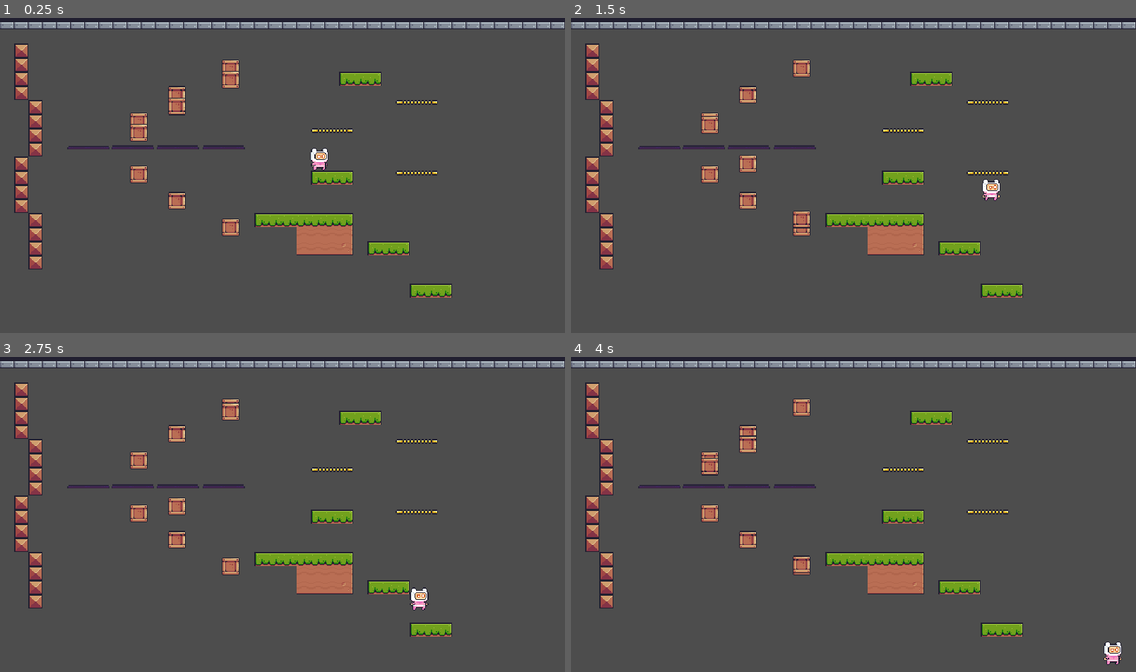
Above: before the commit, frames 1-4 (two rows, left to right).
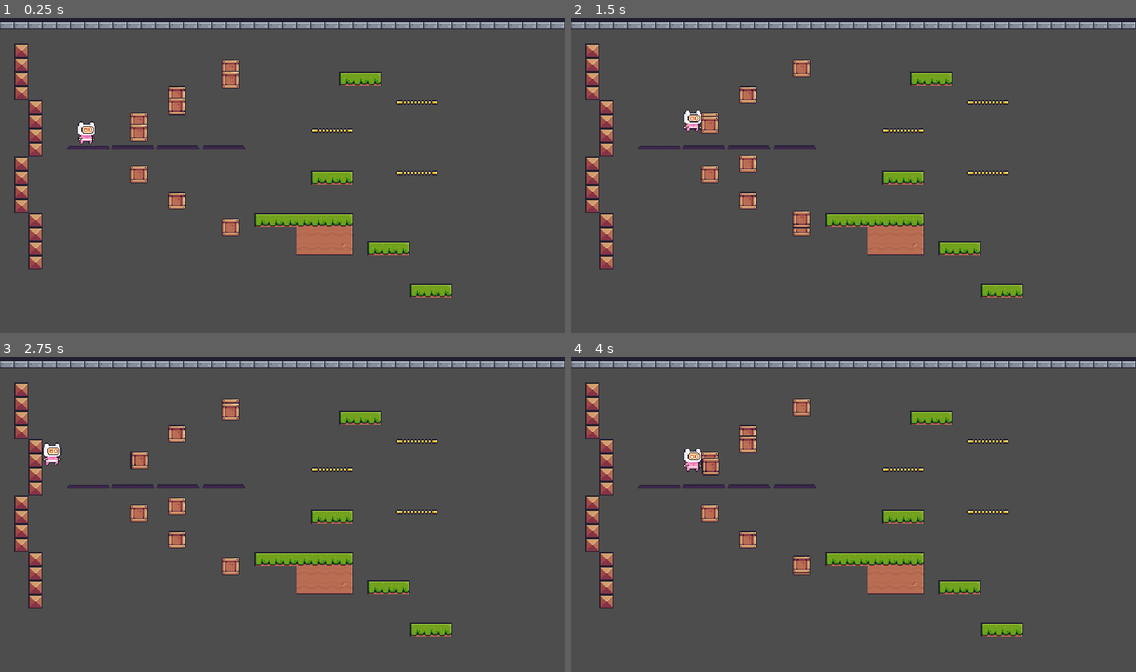
Above: after the commit, the same moments.

Repository: Kyando/upsider
Game: Godot game, scene res://scenes/game.tscn
Two runs of this game, one before a commit and one after it. Both use one fixed random seed, a clock stepped at 60 frames per second and the inputs below.
Inputs:
- Up to frame 1 (0.25 s): no input
- Up to frame 2 (1.5 s): tap Enter (ui_accept) at 0.5, 0.6, 0.77, 1.07, 1.35 s; hold Right (ui_right) from 0.53 s (still down)
- Up to frame 3 (2.75 s): tap Enter (ui_accept) at 1.52, 1.82, 2.1 s; release Right (ui_right) at 2.03 s; hold Left (ui_left) from 2.03 s (still down)
- Up to frame 4 (4 s): release Left (ui_left) at 2.78 s; hold Right (ui_right) from 2.78 s (still down); tap Enter (ui_accept) at 2.85, 3.02, 3.32, 3.6, 3.77 s

The runs differ from the first frame. In frame 1, 0.4% of the frame differs, in the area x 13-59%, y 32-49%; in frame 2, 0.4%; in frame 3, 0.4%; in frame 4, 0.5%, in the area x 19-98%, y 28-98%.

Commit message:
Updated player movement script

Diff:
--- a/scenes/box_test.gd
+++ b/scenes/box_test.gd
@@ -21,29 +21,15 @@
 
 func _physics_process(delta):
 	if should_apply_force:
-
 		var portal_offset = abs(position.y- portal_pos_y)
 		var distance = abs(peak_pos - portal_pos_y)
-		print("----")
-		print("y_peak ", peak_pos)
-		print("y_pos ", position.y)
-		print("y_portal ", portal_pos_y)
-		print("offset ", portal_offset)
-		print("dist1 ", distance)
 		if gravity_scale == -1:
 			distance = abs(portal_pos_y - peak_pos)
-		print("dist2 ", distance)
 		distance += portal_offset
-		print("dist3 ", distance)
-
 		y_force = calculate_portal_force(distance)
-		#y_force = 200
-		print("y_force ", y_force)
 
 		var p_y = position.y
 		target_peak_pos = position.y - (distance * gravity_scale)
-		print("peak_pos ", peak_pos)
-		print("target_pos ", target_peak_pos)
 		peak_pos = position.y
 
 
@@ -51,7 +37,6 @@
 			velocity.y = y_force
 		else:
 			velocity.y = -y_force
-		print("y_vel ", velocity.y)
 		should_apply_force = false
 
 	# Apply gravity to the velocity
@@ -60,11 +45,8 @@
 
 	if target_peak_pos:
 		var target_pos_dist = abs(abs(position.y) - abs(target_peak_pos))
-		print("tartget_pos_dist ", target_pos_dist)
 		if target_pos_dist < 3:
-			print("Whaaat")
 			var valuezinho = abs(abs(position.y) - abs(target_peak_pos))
-			print("valuz: ",valuezinho)
 			position.y = int(target_peak_pos)
 			velocity.y = 0
 			target_peak_pos = null
@@ -85,6 +67,4 @@
 	# Calculate jump velocity based on the newly calculated jump_time
 	var portal_velocity = GRAVITY * (jump_time / 2)
 
-	#print("Calculated portal Time: ", jump_time)
-	#print("Calculated Portal Velocity: ", portal_velocity)
 	return portal_velocity
--- a/scenes/game.tscn
+++ b/scenes/game.tscn
@@ -310,7 +310,7 @@
 metadata/_edit_horizontal_guides_ = [100.0, 150.0, 200.0]
 
 [node name="Player" parent="." instance=ExtResource("1_i82tj")]
-position = Vector2(361, 151)
+position = Vector2(97, 110)
 
 [node name="Ground" type="StaticBody2D" parent="."]
 position = Vector2(315, 272)
--- a/scenes/player.tscn
+++ b/scenes/player.tscn
@@ -92,7 +92,7 @@
 height = 26.0
 
 [node name="Player" type="CharacterBody2D"]
-position = Vector2(0, -16)
+position = Vector2(0, -21)
 script = ExtResource("1_3irfc")
 
 [node name="AnimatedSprite2D" type="AnimatedSprite2D" parent="."]
--- a/scripts/player.gd
+++ b/scripts/player.gd
@@ -2,9 +2,10 @@
 
 
 const SPEED = 120.0
-const JUMP_VELOCITY = -400.0
+const JUMP_VELOCITY = -250.0
 #const GRAVITY_MULTIPLIER = 1.5
-const MAX_Y_VELOCITY = 500
+#const MAX_Y_VELOCITY = 500
+const GRAVITY := 600
 
 @onready var animated_sprite_2d: AnimatedSprite2D = $AnimatedSprite2D
 
@@ -13,9 +14,21 @@
 var is_rotating = false
 var y_offset = -6
 
-var jump_peak_abs = 0
-var gravity_force = 0
+#var jump_peak_abs = 0
+#var gravity_force = 0
 
+var y_force := 400
+var should_apply_force := false
+var portal_pos_y := 150.0
+var peak_pos = null
+var target_peak_pos = null
+
+
+func _ready() -> void:
+	peak_pos = position.y
+	print("x ", position.x)
+	print("y ", position.y)
+	print("peak_pos ", peak_pos)
 
 func _process(delta: float) -> void:
 	if is_rotating:
@@ -29,35 +42,58 @@
 			animated_sprite_2d.rotation_degrees = 180
 			animated_sprite_2d.offset = Vector2(0, y_offset * -gravity_scale)
 
+	if gravity_scale == 1:
+		if position.y < peak_pos:
+			peak_pos = position.y
+	elif gravity_scale == -1:
+		if peak_pos < position.y :
+			peak_pos = position.y
+
 func _physics_process(delta: float) -> void:
 
 	if is_on_floor():
-		jump_peak_abs = 0
 		is_rotating = false
 	else: # Add the gravity.
-		velocity += get_gravity( ) * gravity_scale * delta
-		velocity = Vector2(velocity.x, clamp(velocity.y, -MAX_Y_VELOCITY, MAX_Y_VELOCITY))
+		if should_apply_force:
+			var portal_offset = abs(position.y- portal_pos_y)
+			var distance = abs(peak_pos - portal_pos_y)
+			if gravity_scale == -1:
+				distance = abs(portal_pos_y - peak_pos)
+			distance += portal_offset
+			y_force = calculate_portal_force(distance)
 
-		if abs(position.y) > jump_peak_abs:
-			jump_peak_abs = position.y
-
-	if gravity_force != 0:
-		velocity.y = gravity_force * -gravity_scale * get_gravity().y * delta
-		#gravity_force = 0
+			var p_y = position.y
+			target_peak_pos = position.y - (distance * gravity_scale)
+			peak_pos = position.y
 
 
+			if gravity_scale == -1:
+				velocity.y = y_force
+			else:
+				velocity.y = -y_force
+			should_apply_force = false
 
-	# Handle jump.
-	if Input.is_action_just_pressed("ui_accept") and is_on_floor():
-		velocity.y = JUMP_VELOCITY * gravity_scale
+		# Apply gravity to the velocity
+		velocity.y += GRAVITY  * gravity_scale * delta
 
-	if should_portal_jump:
-		velocity.y = JUMP_VELOCITY * gravity_scale
-		should_portal_jump = false
+
+		if target_peak_pos:
+			var target_pos_dist = abs(abs(position.y) - abs(target_peak_pos))
+			if target_pos_dist < 3:
+				var valuezinho = abs(abs(position.y) - abs(target_peak_pos))
+				position.y = int(target_peak_pos)
+				velocity.y = 0
+				target_peak_pos = null
+
+		#move_and_slide()
 
 
 	# Get the input direction and handle the movement/deceleration.
 	# As good practice, you should replace UI actions with custom gameplay actions.
+
+	if Input.is_action_just_pressed("ui_accept") and is_on_floor():
+		velocity.y = JUMP_VELOCITY * gravity_scale
+
 	var direction := Input.get_axis("ui_left", "ui_right")
 	if direction:
 		velocity.x = direction * SPEED
@@ -66,21 +102,18 @@
 
 	move_and_slide()
 
-var should_portal_jump = false
-func invert_gravity(y_offset: float) -> void:
-	calculate_peak_height()
+func invert_gravity(base_y_pos: float) -> void:
 	up_direction *= -1
 	gravity_scale *= -1
-	is_rotating = true
-	jump_peak_abs = 0
-	#gravity_force = abs(position.y - jump_peak_abs)
-	print("Inverted ", position)
-	should_portal_jump = true
+	portal_pos_y = base_y_pos
+	should_apply_force = true
 
 
+func calculate_portal_force(distance):
+	# Calculate jump_time based on gravity and peak height
+	var jump_time = 2.0 * sqrt((2.0 * distance) / GRAVITY)
 
-func calculate_peak_height() -> float:
-	var y_0 = position.y + (-pow(velocity.y, 2) / (2 * get_gravity().y))
-	print("peak ", jump_peak_abs)
-	print("calc ", y_0)
-	return y_0
+	# Calculate jump velocity based on the newly calculated jump_time
+	var portal_velocity = GRAVITY * (jump_time / 2)
+
+	return portal_velocity
